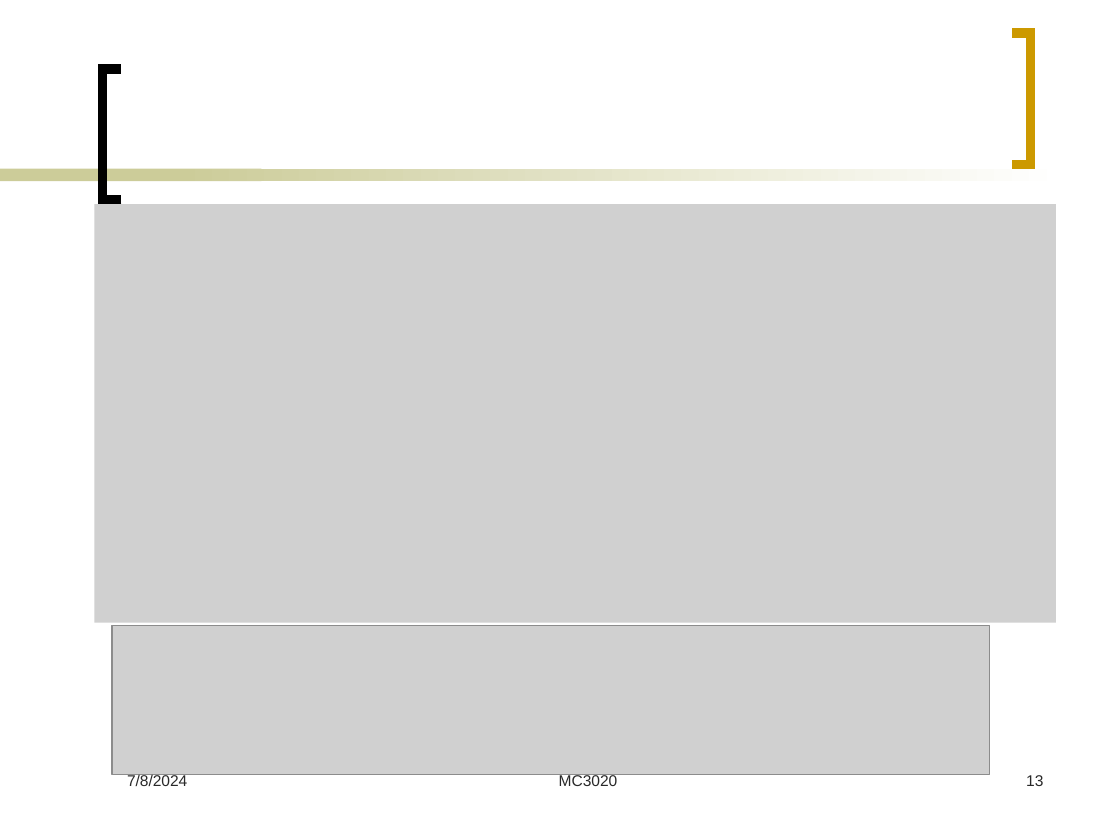
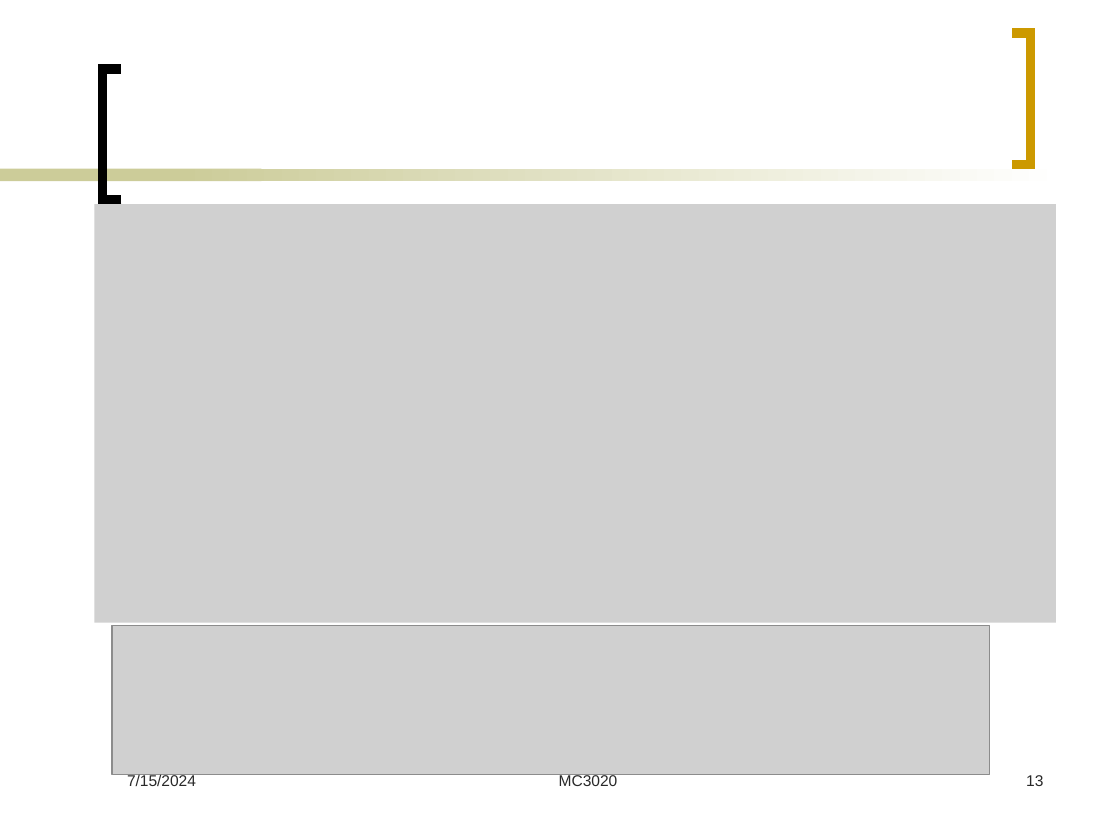
Before and after one commit to Mayooran1987/MC3020_E22, a slide deck: slide 13 of Lect_6.pptx. Drawn at 1120x840 pixels with LibreOffice and Linux fonts; fonts in the diff are those of the drawing; grey boxes stand for pictures. Boxes give left, top, right and bottom in pixels: in the first picture for what was removed or moved away, otherwise in the second. Text is boxed around its words. In the diff, an @@ line names an element or a change of style, - is before the commit and + after.

```diff
--- a/Lect_6.pptx
+++ b/Lect_6.pptx
@@ text at box(127, 773, 196, 786): text changed @@
-7/8/2024
+7/15/2024
```
Also in this commit, not shown: 56 other slides changed.
